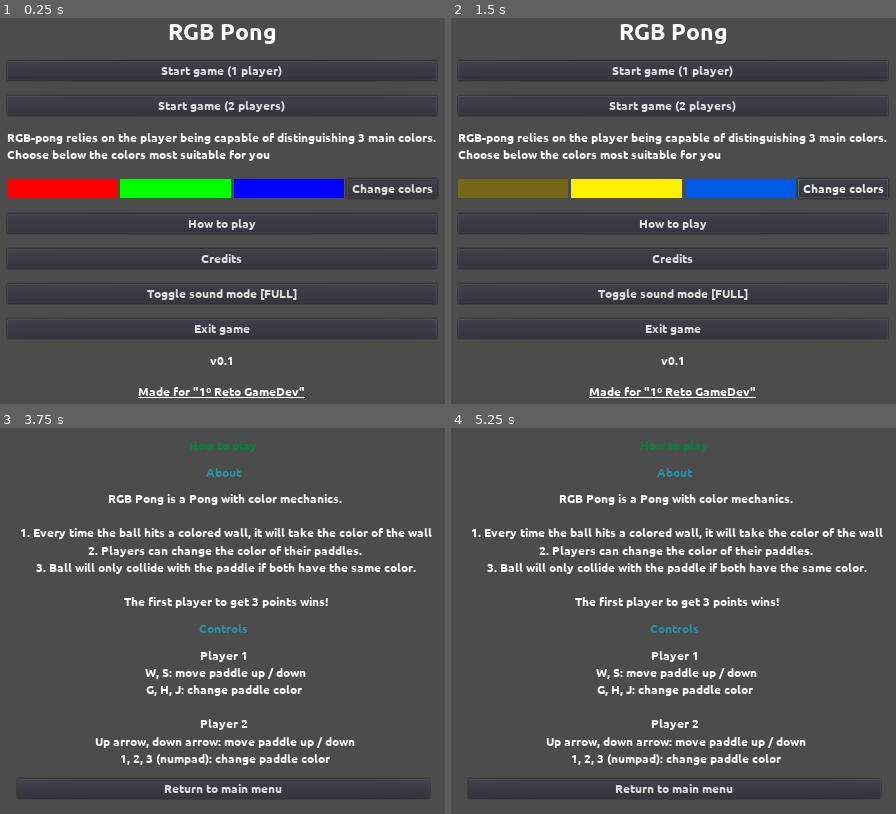
Above: before the commit, frames 1-4 (two rows, left to right).
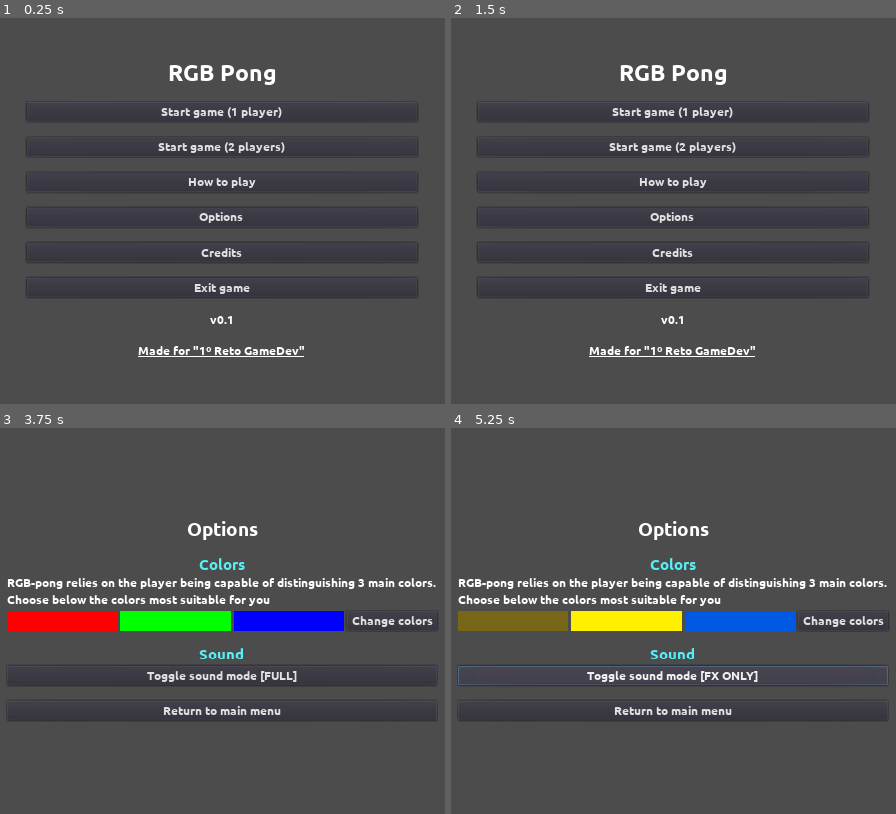
Above: after the commit, the same moments.

Repository: moisesjbc/1-retogamedev
Game: Godot game, scene res://menus/main_menu/main_menu.tscn
The game is run twice, just before and just after one commit, with the same random seed, the same clock (stepped at 60 frames per second) and the same inputs.
Inputs (mouse positions are in pixels of both pictures, inside the frame that each line leads up to):
- Up to frame 1 (0.25 s): no input
- Up to frame 2 (1.5 s): click (842, 187) at 0.5 s, where only the run before the commit has a clickable "Change colors"; click (673, 376) at 1.25 s, where only the run after the commit has a clickable "Return to main menu"
- Up to frame 3 (3.75 s): click "How to play" at 2 s; click "Return to main menu" at 2.75 s; click (222, 628) at 3.5 s, where only the run after the commit has a clickable "Options"
- Up to frame 4 (5.25 s): click (842, 621) at 4.25 s, where only the run after the commit has a clickable "Change colors"; click (673, 675) at 5 s, where only the run after the commit has a clickable "Toggle sound mode [FULL]"

The runs differ from the first frame. In frame 1, 12% of the frame differs, in the area x 1-99%, y 1-99%; in frame 2, 12%; in frame 3, 14%; in frame 4, 15%, in the area x 1-99%, y 3-97%.

Commit message:
Added an options menu

Diff:
--- a/godot-project/menus/main_menu/main_menu.gd
+++ b/godot-project/menus/main_menu/main_menu.gd
@@ -1,13 +1,6 @@
 extends CanvasLayer
 
 var SceneUtils = preload("res://scripts/scene_utils.gd")
-
-var music_system_node_path = '/root/music_system'
-
-
-func _ready():
-	print_sound_mode()
-
 
 func start_game(n_players):
 	globals.n_players = n_players
@@ -33,20 +26,5 @@
 func _on_how_to_play_button_pressed():
 	SceneUtils.change_scene(get_tree(), "res://menus/how_to_play_menu/how_to_play_menu.tscn")
 
-
-func _on_toggle_sound_button_pressed():
-	get_node(music_system_node_path).toggle_sound_mode()
-	print_sound_mode()
-
-
-func print_sound_mode():
-	var sound_mode = get_node(music_system_node_path).sound_mode
-	var sound_mode_label = ''
-	if sound_mode == get_node(music_system_node_path).SoundMode.FULL:
-		sound_mode_label = 'FULL'
-	elif sound_mode == get_node(music_system_node_path).SoundMode.FX_ONLY:
-		sound_mode_label = 'FX ONLY'
-	else:
-		sound_mode_label = 'MUTED'
-
-	$CenterContainer/VBoxContainer/toggle_sound_button.text = "Toggle sound mode [" + sound_mode_label + "]"
+func _on_options_button_pressed():
+	SceneUtils.change_scene(get_tree(), "res://menus/options_menu/options_menu.tscn")
--- a/godot-project/menus/main_menu/main_menu.tscn
+++ b/godot-project/menus/main_menu/main_menu.tscn
@@ -1,7 +1,6 @@
-[gd_scene load_steps=7 format=2]
+[gd_scene load_steps=6 format=2]
 
 [ext_resource path="res://menus/main_menu/main_menu.gd" type="Script" id=1]
-[ext_resource path="res://menus/main_menu/colors_selector.gd" type="Script" id=2]
 [ext_resource path="res://fonts/Ubuntu-B.ttf" type="DynamicFontData" id=3]
 [ext_resource path="res://menus/centered_link/centered_link.tscn" type="PackedScene" id=4]
 
@@ -25,14 +24,14 @@
 }
 
 [node name="VBoxContainer" type="VBoxContainer" parent="CenterContainer"]
-margin_left = 220.0
-margin_top = 57.0
-margin_right = 804.0
-margin_bottom = 545.0
+margin_left = 262.0
+margin_top = 110.0
+margin_right = 762.0
+margin_bottom = 492.0
 custom_constants/separation = 20
 
 [node name="title" type="Label" parent="CenterContainer/VBoxContainer"]
-margin_right = 584.0
+margin_right = 500.0
 margin_bottom = 34.0
 custom_fonts/font = SubResource( 1 )
 text = "RGB Pong"
@@ -40,7 +39,7 @@
 
 [node name="start_game_1_player_button" type="Button" parent="CenterContainer/VBoxContainer"]
 margin_top = 54.0
-margin_right = 584.0
+margin_right = 500.0
 margin_bottom = 79.0
 rect_min_size = Vector2( 500, 0 )
 custom_fonts/font = SubResource( 2 )
@@ -48,87 +47,44 @@
 
 [node name="start_game_2_players_button" type="Button" parent="CenterContainer/VBoxContainer"]
 margin_top = 99.0
-margin_right = 584.0
+margin_right = 500.0
 margin_bottom = 124.0
 rect_min_size = Vector2( 500, 0 )
 custom_fonts/font = SubResource( 2 )
 text = "Start game (2 players)"
 
-[node name="colors_selector_help" type="Label" parent="CenterContainer/VBoxContainer"]
+[node name="how_to_play_button" type="Button" parent="CenterContainer/VBoxContainer"]
 margin_top = 144.0
-margin_right = 584.0
-margin_bottom = 185.0
-custom_fonts/font = SubResource( 2 )
-text = "RGB-pong relies on the player being capable of distinguishing 3 main colors.
-Choose below the colors most suitable for you"
-
-[node name="colors_selector" type="HBoxContainer" parent="CenterContainer/VBoxContainer"]
-margin_top = 205.0
-margin_right = 584.0
-margin_bottom = 230.0
-size_flags_horizontal = 3
-size_flags_vertical = 3
-script = ExtResource( 2 )
-
-[node name="color_r" type="ColorRect" parent="CenterContainer/VBoxContainer/colors_selector"]
-margin_right = 150.0
-margin_bottom = 25.0
-size_flags_horizontal = 3
-size_flags_vertical = 3
-
-[node name="color_g" type="ColorRect" parent="CenterContainer/VBoxContainer/colors_selector"]
-margin_left = 154.0
-margin_right = 304.0
-margin_bottom = 25.0
-size_flags_horizontal = 3
-size_flags_vertical = 3
-
-[node name="color_b" type="ColorRect" parent="CenterContainer/VBoxContainer/colors_selector"]
-margin_left = 308.0
-margin_right = 458.0
-margin_bottom = 25.0
-size_flags_horizontal = 3
-size_flags_vertical = 3
-
-[node name="change_colors_button" type="Button" parent="CenterContainer/VBoxContainer/colors_selector"]
-margin_left = 462.0
-margin_right = 582.0
-margin_bottom = 25.0
-custom_fonts/font = SubResource( 2 )
-text = "Change colors"
-
-[node name="how_to_play_button" type="Button" parent="CenterContainer/VBoxContainer"]
-margin_top = 250.0
-margin_right = 584.0
-margin_bottom = 275.0
+margin_right = 500.0
+margin_bottom = 169.0
 custom_fonts/font = SubResource( 2 )
 text = "How to play"
 
+[node name="options_button" type="Button" parent="CenterContainer/VBoxContainer"]
+margin_top = 189.0
+margin_right = 500.0
+margin_bottom = 214.0
+custom_fonts/font = SubResource( 2 )
+text = "Options"
+
 [node name="credits_button" type="Button" parent="CenterContainer/VBoxContainer"]
-margin_top = 295.0
-margin_right = 584.0
-margin_bottom = 320.0
+margin_top = 234.0
+margin_right = 500.0
+margin_bottom = 259.0
 custom_fonts/font = SubResource( 2 )
 text = "Credits"
 
-[node name="toggle_sound_button" type="Button" parent="CenterContainer/VBoxContainer"]
-margin_top = 340.0
-margin_right = 584.0
-margin_bottom = 365.0
-custom_fonts/font = SubResource( 2 )
-text = "Sound mode"
-
 [node name="exit_game_button" type="Button" parent="CenterContainer/VBoxContainer"]
-margin_top = 385.0
-margin_right = 584.0
-margin_bottom = 410.0
+margin_top = 279.0
+margin_right = 500.0
+margin_bottom = 304.0
 custom_fonts/font = SubResource( 2 )
 text = "Exit game"
 
 [node name="version" type="Label" parent="CenterContainer/VBoxContainer"]
-margin_top = 430.0
-margin_right = 584.0
-margin_bottom = 449.0
+margin_top = 324.0
+margin_right = 500.0
+margin_bottom = 343.0
 custom_fonts/font = SubResource( 2 )
 text = "v0.1"
 align = 1
@@ -136,15 +92,14 @@
 [node name="jam_link" parent="CenterContainer/VBoxContainer" instance=ExtResource( 4 )]
 anchor_right = 0.0
 anchor_bottom = 0.0
-margin_top = 469.0
-margin_right = 584.0
-margin_bottom = 488.0
+margin_top = 363.0
+margin_right = 500.0
+margin_bottom = 382.0
 label = "Made for \"1º Reto GameDev\""
 href = "https://itch.io/jam/1-retogamedev"
 [connection signal="pressed" from="CenterContainer/VBoxContainer/start_game_1_player_button" to="." method="_on_start_game_1_player_button_pressed"]
 [connection signal="pressed" from="CenterContainer/VBoxContainer/start_game_2_players_button" to="." method="_on_start_game_2_players_button_pressed"]
-[connection signal="pressed" from="CenterContainer/VBoxContainer/colors_selector/change_colors_button" to="CenterContainer/VBoxContainer/colors_selector" method="_on_change_colors_button_pressed"]
 [connection signal="pressed" from="CenterContainer/VBoxContainer/how_to_play_button" to="." method="_on_how_to_play_button_pressed"]
+[connection signal="pressed" from="CenterContainer/VBoxContainer/options_button" to="." method="_on_options_button_pressed"]
 [connection signal="pressed" from="CenterContainer/VBoxContainer/credits_button" to="." method="_on_credits_button_pressed"]
-[connection signal="pressed" from="CenterContainer/VBoxContainer/toggle_sound_button" to="." method="_on_toggle_sound_button_pressed"]
 [connection signal="pressed" from="CenterContainer/VBoxContainer/exit_game_button" to="." method="_on_exit_game_button_pressed"]
--- /dev/null
+++ b/godot-project/menus/options_menu/options_menu.gd
@@ -0,0 +1,28 @@
+extends Control
+
+var SceneUtils = preload("res://scripts/scene_utils.gd")
+const music_system_node_path = '/root/music_system'
+
+func _ready():
+	print_sound_mode()
+
+func _on_return_button_pressed():
+	SceneUtils.change_scene(get_tree(), "res://menus/main_menu/main_menu.tscn")
+
+
+func _on_toggle_sound_button_pressed():
+	get_node(music_system_node_path).toggle_sound_mode()
+	print_sound_mode()
+
+
+func print_sound_mode():
+	var sound_mode = get_node(music_system_node_path).sound_mode
+	var sound_mode_label = ''
+	if sound_mode == get_node(music_system_node_path).SoundMode.FULL:
+		sound_mode_label = 'FULL'
+	elif sound_mode == get_node(music_system_node_path).SoundMode.FX_ONLY:
+		sound_mode_label = 'FX ONLY'
+	else:
+		sound_mode_label = 'MUTED'
+
+	$center_container/vbox_container/sound_submenu/toggle_sound_button.text = "Toggle sound mode [" + sound_mode_label + "]"
--- /dev/null
+++ b/godot-project/menus/options_menu/options_menu.tscn
@@ -0,0 +1,148 @@
+[gd_scene load_steps=11 format=2]
+
+[ext_resource path="res://fonts/Ubuntu-B.ttf" type="DynamicFontData" id=1]
+[ext_resource path="res://menus/main_menu/colors_selector.gd" type="Script" id=2]
+[ext_resource path="res://menus/options_menu/options_menu.gd" type="Script" id=3]
+
+[sub_resource type="DynamicFont" id=5]
+size = 25
+font_data = ExtResource( 1 )
+
+[sub_resource type="DynamicFont" id=6]
+size = 20
+font_data = ExtResource( 1 )
+
+[sub_resource type="DynamicFont" id=1]
+font_data = ExtResource( 1 )
+
+[sub_resource type="DynamicFont" id=2]
+font_data = ExtResource( 1 )
+
+[sub_resource type="DynamicFont" id=7]
+size = 20
+font_data = ExtResource( 1 )
+
+[sub_resource type="DynamicFont" id=4]
+font_data = ExtResource( 1 )
+
+[sub_resource type="DynamicFont" id=3]
+font_data = ExtResource( 1 )
+
+[node name="options_menu" type="Control"]
+pause_mode = 2
+anchor_right = 1.0
+anchor_bottom = 1.0
+script = ExtResource( 3 )
+__meta__ = {
+"_edit_use_anchors_": false
+}
+
+[node name="center_container" type="CenterContainer" parent="."]
+margin_right = 1024.0
+margin_bottom = 602.0
+__meta__ = {
+"_edit_use_anchors_": false
+}
+
+[node name="vbox_container" type="VBoxContainer" parent="center_container"]
+margin_left = 252.0
+margin_top = 169.0
+margin_right = 836.0
+margin_bottom = 432.0
+custom_constants/separation = 20
+
+[node name="options_title" type="Label" parent="center_container/vbox_container"]
+margin_right = 584.0
+margin_bottom = 29.0
+custom_fonts/font = SubResource( 5 )
+text = "Options"
+align = 1
+
+[node name="colors_submenu" type="VBoxContainer" parent="center_container/vbox_container"]
+margin_top = 49.0
+margin_right = 584.0
+margin_bottom = 146.0
+__meta__ = {
+"_edit_use_anchors_": false
+}
+
+[node name="colors_title" type="Label" parent="center_container/vbox_container/colors_submenu"]
+margin_right = 584.0
+margin_bottom = 23.0
+custom_fonts/font = SubResource( 6 )
+custom_colors/font_color = Color( 0.341176, 0.933333, 0.960784, 1 )
+text = "Colors"
+align = 1
+
+[node name="colors_help" type="Label" parent="center_container/vbox_container/colors_submenu"]
+margin_top = 27.0
+margin_right = 584.0
+margin_bottom = 68.0
+custom_fonts/font = SubResource( 1 )
+text = "RGB-pong relies on the player being capable of distinguishing 3 main colors.
+Choose below the colors most suitable for you"
+
+[node name="colors_selector" type="HBoxContainer" parent="center_container/vbox_container/colors_submenu"]
+margin_top = 72.0
+margin_right = 584.0
+margin_bottom = 97.0
+size_flags_horizontal = 3
+size_flags_vertical = 3
+script = ExtResource( 2 )
+
+[node name="color_r" type="ColorRect" parent="center_container/vbox_container/colors_submenu/colors_selector"]
+margin_right = 150.0
+margin_bottom = 25.0
+size_flags_horizontal = 3
+size_flags_vertical = 3
+
+[node name="color_g" type="ColorRect" parent="center_container/vbox_container/colors_submenu/colors_selector"]
+margin_left = 154.0
+margin_right = 304.0
+margin_bottom = 25.0
+size_flags_horizontal = 3
+size_flags_vertical = 3
+
+[node name="color_b" type="ColorRect" parent="center_container/vbox_container/colors_submenu/colors_selector"]
+margin_left = 308.0
+margin_right = 458.0
+margin_bottom = 25.0
+size_flags_horizontal = 3
+size_flags_vertical = 3
+
+[node name="change_colors_button" type="Button" parent="center_container/vbox_container/colors_submenu/colors_selector"]
+margin_left = 462.0
+margin_right = 582.0
+margin_bottom = 25.0
+custom_fonts/font = SubResource( 2 )
+text = "Change colors"
+
+[node name="sound_submenu" type="VBoxContainer" parent="center_container/vbox_container"]
+margin_top = 166.0
+margin_right = 584.0
+margin_bottom = 218.0
+
+[node name="sound_title" type="Label" parent="center_container/vbox_container/sound_submenu"]
+margin_right = 584.0
+margin_bottom = 23.0
+custom_fonts/font = SubResource( 7 )
+custom_colors/font_color = Color( 0.341176, 0.933333, 0.960784, 1 )
+text = "Sound"
+align = 1
+
+[node name="toggle_sound_button" type="Button" parent="center_container/vbox_container/sound_submenu"]
+margin_top = 27.0
+margin_right = 584.0
+margin_bottom = 52.0
+custom_fonts/font = SubResource( 4 )
+text = "Sound mode"
+
+[node name="return_button" type="Button" parent="center_container/vbox_container"]
+margin_top = 238.0
+margin_right = 584.0
+margin_bottom = 263.0
+custom_fonts/font = SubResource( 3 )
+text = "Return to main menu"
+[connection signal="pressed" from="center_container/vbox_container/colors_submenu/colors_selector/change_colors_button" to="center_container/vbox_container/colors_submenu/colors_selector" method="_on_change_colors_button_pressed"]
+[connection signal="pressed" from="center_container/vbox_container/sound_submenu/toggle_sound_button" to="." method="_on_toggle_sound_button_pressed"]
+[connection signal="pressed" from="center_container/vbox_container/return_button" to="." method="_on_return_button_pressed"]
--- a/godot-project/menus/pause_menu/pause_menu.gd
+++ b/godot-project/menus/pause_menu/pause_menu.gd
@@ -6,8 +6,8 @@
 	pause_game()
 
 func pause_game():
-	get_tree().paused = true
-	visible = true
+	get_tree().paused = not get_tree().paused
+	#visible = true
 
 func unpause_game():
 	get_tree().paused = false
